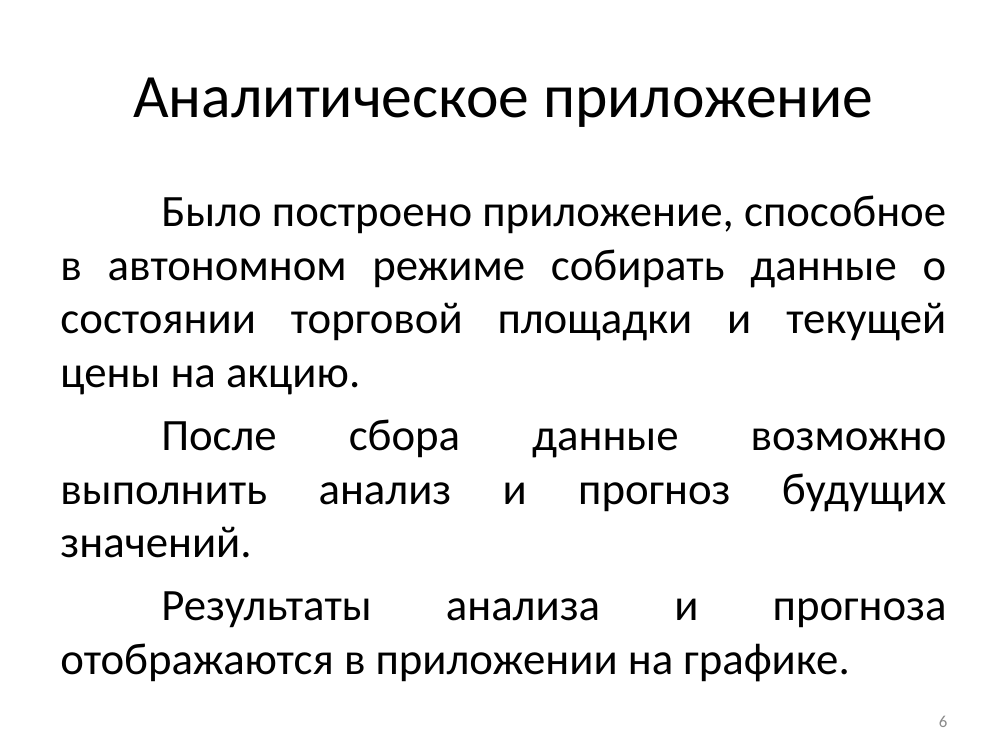
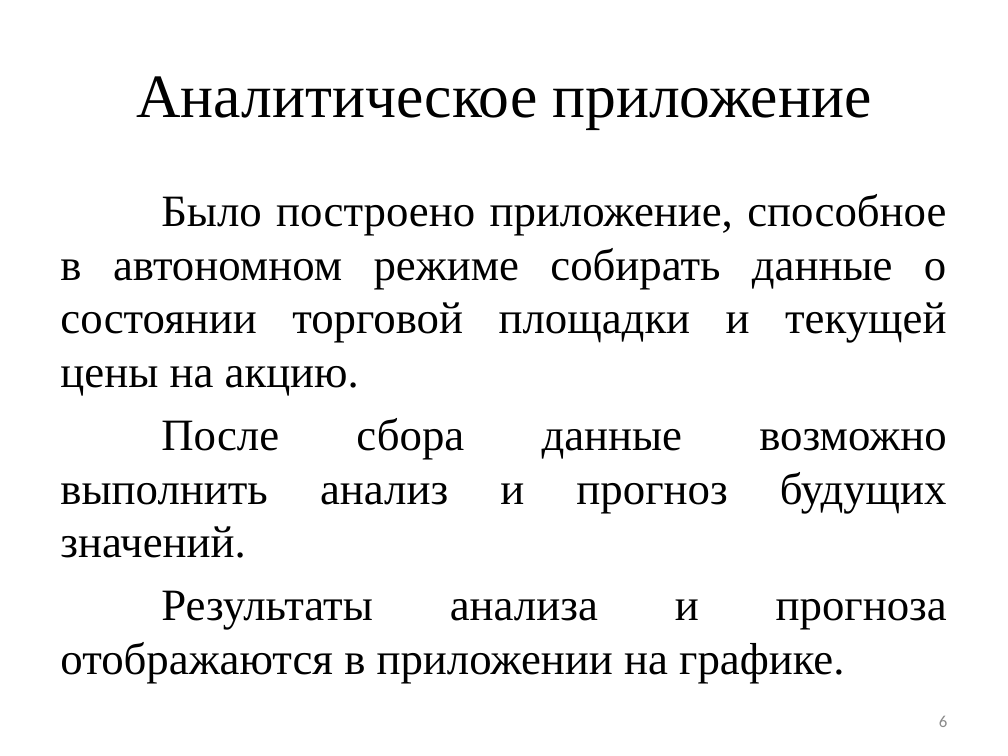
Before and after one commit to Leoprolder/diploma, a slide deck: slide 6 of Презентация.pptx. Drawn at 1008x756 pixels with LibreOffice and Linux fonts; fonts in the diff are those of the drawing. Boxes give left, top, right and bottom in pixels: in the first picture for what was removed or moved away, otherwise in the second. Text is boxed around its words. In the diff, an @@ line names an element or a change of style, - is before the commit and + after.

```diff
--- a/Презентация.pptx
+++ b/Презентация.pptx
@@ title "Аналитическое приложение" at (x1=136, y1=76, x2=871, y2=129): font Calibri to Times New Roman @@
@@ text "Было построено приложение, способное в ..." at (x1=60, y1=194, x2=947, y2=683): font Calibri to Times New Roman @@
```
Also in this commit, not shown: 13 other slides changed, 1 other file.
